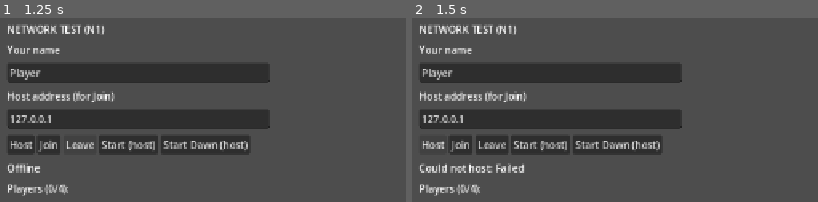
Above: before the commit, frames 1-2 (left to right).
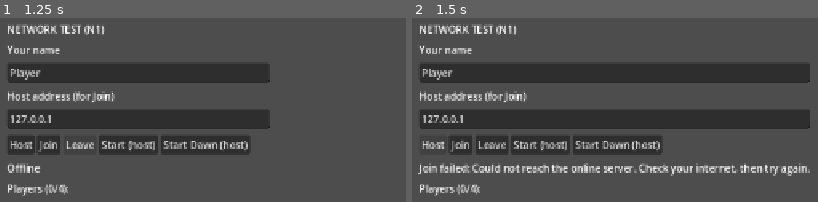
Above: after the commit, the same moments.

Repository: wamos0922/ProjectDawn
Game: Godot game, scene res://game/net/test_network.tscn
Same seed, same stepped clock (60 frames per second), same inputs: the game is played once before the commit and once after it. This scene is started directly instead of the project's main scene.
Inputs:
- Up to frame 1 (1.25 s): click "Leave" at 0.5 s
- Up to frame 2 (1.5 s): click "Host" at 1.25 s

Frame 1 is identical in both runs. In frame 2, 9.3% of the frame differs, in the area x 1-99%, y 25-86%.

Commit message:
Q1: Pick the rocket instrument

Diff:
--- /dev/null
+++ b/game/dawn/minigames/q1_instruments.gd
@@ -0,0 +1,122 @@
+extends "res://game/dawn/minigames/mini_game.gd"
+## ACT 1 · QUARTERMASTER · Pick the rocket instruments. Load only instruments that answer the
+## mission question (UV and ozone) and fit mass, power and data. Earth Comms room.
+## Data: team instruments.csv (NASA fact sheets); rocket payload 454 kg (platforms.csv);
+## 100 W and 1 Mbps are scaled game rules. Photos: assets/minigames/<key>.jpg (omi, marci, crater, lend, hirise, tega).
+
+const ITEMS := [
+	{"key": "omi", "n": "OMI", "p": "Ozone mapper", "f": "ozone_mapper", "kg": 65.0, "w": 66.0, "mb": 0.8, "why": "measures ozone and UV"},
+	{"key": "marci", "n": "MARCI-UV", "p": "UV camera", "f": "ozone_mapper", "kg": 0.481, "w": 5.0, "mb": 0.0718, "why": "maps ozone with UV light"},
+	{"key": "crater", "n": "CRaTER", "p": "Radiation meter", "f": "radiation_meter", "kg": 5.53, "w": 6.66, "mb": 0.0891, "why": "measures cosmic rays, not sunlight UV"},
+	{"key": "lend", "n": "LEND", "p": "Neutron counter", "f": "ice_finder", "kg": 26.3, "w": 13.0, "mb": 0.0029, "why": "finds hidden hydrogen and ice"},
+	{"key": "hirise", "n": "HiRISE", "p": "Big camera", "f": "terrain_mapper", "kg": 65.0, "w": 60.0, "mb": 4.0, "why": "photographs terrain in detail"},
+	{"key": "tega", "n": "TEGA", "p": "Soil oven", "f": "chemistry_lab", "kg": 5.7, "w": 13.0, "mb": 0.01, "why": "bakes soil to find chemicals"}]
+const MAX_KG := 454.0
+const MAX_W := 100.0
+const MAX_MB := 1.0
+
+var loaded: Array = []          # indexes into ITEMS
+var wrong := 0
+
+
+func _init() -> void:
+	title = "PICK THE ROCKET INSTRUMENTS"
+	goal = "The sounding rocket flies to measure UV and ozone. Click instrument photos to load them into the payload bay, then LAUNCH. It must answer the mission question AND fit the mass, power and data limits."
+
+
+func setup() -> void:
+	loaded = []
+	wrong = 0
+	add_button("LAUNCH", func(_b): launch())
+	say("Click a photo to load or unload it.")
+
+
+func _tot() -> Dictionary:
+	var o := {"kg": 0.0, "w": 0.0, "mb": 0.0}
+	for i in loaded:
+		o["kg"] += ITEMS[i]["kg"]
+		o["w"] += ITEMS[i]["w"]
+		o["mb"] += ITEMS[i]["mb"]
+	return o
+
+
+func launch() -> void:
+	var t := _tot()
+	if loaded.is_empty():
+		say("The bay is empty. What will measure the UV?", "bad")
+		return
+	for i in loaded:
+		var it: Dictionary = ITEMS[i]
+		if it["f"] != "ozone_mapper":
+			wrong += 1
+			say("CERES: %s (%s) %s. It doesn't answer our question about UV and ozone." % [it["p"], it["n"], it["why"]], "bad")
+			return
+	if t["kg"] > MAX_KG:
+		wrong += 1
+		say("%d kg is more than the 454 kg the rocket can lift." % roundi(t["kg"]), "bad")
+		return
+	if t["w"] > MAX_W:
+		wrong += 1
+		say("%d W is more than the 100 W the rocket can supply." % roundi(t["w"]), "bad")
+		return
+	if t["mb"] > MAX_MB:
+		wrong += 1
+		say("%.2f Mbps is more than the 1 Mbps radio link can send." % t["mb"], "bad")
+		return
+	finish(3 if wrong == 0 else (2 if wrong == 1 else 1),
+		"Only ozone instruments flew (%.1f kg, %d W, %.2f Mbps). Instruments are chosen to answer the mission's question and must fit mass, power and data limits." % [t["kg"], roundi(t["w"]), t["mb"]],
+		"NASA sounding rockets fly short up-and-down science trips. OMI flies on NASA Aura and maps ozone every day.")
+
+
+func _card(i: int) -> Rect2:
+	return Rect2(10 + (i % 3) * 140, 52 + floori(i / 3.0) * 150, 134, 144)
+
+
+func press(q: Vector2) -> void:
+	for i in ITEMS.size():
+		if _card(i).has_point(q):
+			var it: Dictionary = ITEMS[i]
+			if i in loaded:
+				loaded.erase(i)
+			else:
+				loaded.append(i)
+			say("%s (%s): %s. %s kg, %s W, %s Mbps." % [it["p"], it["n"], it["why"], num(it["kg"]), num(it["w"]), num(it["mb"])])
+
+
+func paint() -> void:
+	R(0, 0, W, H, P["k"])
+	var t := _tot()
+	var rows := [["MASS", t["kg"] / MAX_KG, "%.1f / 454 kg" % t["kg"], t["kg"] > MAX_KG],
+		["POWER", t["w"] / MAX_W, "%d / 100 W" % roundi(t["w"]), t["w"] > MAX_W],
+		["DATA", t["mb"] / MAX_MB, "%.2f / 1 Mbps" % t["mb"], t["mb"] > MAX_MB]]
+	for i in rows.size():
+		var x := 10.0 + i * 142
+		T(rows[i][0], x, 8, P["lg"], 0, 11)
+		bar(x + 46, 10, 86, 9, rows[i][1], P["r"] if rows[i][3] else P["g"])
+		T(rows[i][2], x, 24, P["r"] if rows[i][3] else P["w"], 0, 11)
+	for i in ITEMS.size():
+		var it: Dictionary = ITEMS[i]
+		var r := _card(i)
+		var on := i in loaded
+		RR(r.position.x, r.position.y, r.size.x, r.size.y, Color("#265c42") if on else P["nv"], P["g"] if on else P["st"], 3 if on else 2)
+		pic(it["key"], r.position.x + 5, r.position.y + 5, r.size.x - 10, 70, it["n"])
+		T(it["n"], r.position.x + 7, r.position.y + 80, P["y"], 0, 14)
+		T(it["p"], r.position.x + 7, r.position.y + 97, P["w"], 0, 11)
+		T("%s kg · %s W" % [num(it["kg"]), num(it["w"])], r.position.x + 7, r.position.y + 112, P["lg"], 0, 10.5)
+		T("%s Mbps" % num(it["mb"]), r.position.x + 7, r.position.y + 126, P["b"], 0, 10.5)
+		if on:
+			T("LOADED", r.end.x - 8, r.position.y + 80, P["g"], 2, 11)
+	# rocket
+	var rx := 520.0
+	RR(rx, 40, 60, 220, Color("#c0cbdc"), P["w"], 2)
+	R(rx + 10, 10, 40, 32, P["r"])
+	R(rx - 12, 214, 16, 50, P["r"])
+	R(rx + 56, 214, 16, 50, P["r"])
+	R(rx + 8, 258, 44, 18, P["gy"])
+	RR(rx + 4, 92, 52, 98, P["k"], P["y"], 2)
+	T("PAYLOAD", rx + 30, 96, P["y"], 1, 9)
+	for kk in loaded.size():
+		var it2: Dictionary = ITEMS[loaded[kk]]
+		pic(it2["key"], rx + 8 + (kk % 2) * 22, 114 + floori(kk / 2.0) * 26, 20, 24)
+	T("SOUNDING", rx + 30, 282, P["lg"], 1, 10)
+	T("ROCKET", rx + 30, 295, P["lg"], 1, 10)
--- a/game/dawn/story.gd
+++ b/game/dawn/story.gd
@@ -399,12 +399,7 @@
 		if st == 1 and k == "nav" and not task_done("wind"):
 			return {"label": "PICK LAUNCH HOUR", "role": "nav", "fn": func(): mg.wind("nav", _send("wind"))}
 		if st == 1 and k == "comms" and not task_done("tune"):
-			return {"label": "TUNE GROUND STATION", "role": "qm", "fn": func():
-				var tgt := 2200 + roundi((randf() - 0.5) * 30) * 10
-				mg.sliders("qm", "TUNE THE GROUND STATION", "Find the rocket's radio beacon in the S-band. Turn the dial until the signal is at least 90%, then lock it in.",
-					[{"label": "Frequency", "min": 2000, "max": 2400, "step": 5, "val": 2050, "unit": " MHz"}],
-					func(v): var s2 := exp(-pow((v[0] - tgt) / 28.0, 2)); return {"ok": s2 >= 0.9, "meter": s2, "read": "Signal strength: [b]%d%%[/b]" % roundi(s2 * 100), "why": "Signal too weak. Keep tuning."},
-					_send("tune"), "NASA's Deep Space Network talks to spacecraft on radio bands like this one.")}
+			return {"label": "PICK THE INSTRUMENTS", "role": "qm", "fn": func(): mg.play("Q1", "qm", _send("tune"))}
 		if st == 5:
 			if k == "nav" and not task_done("perigee"):
 				return {"label": "REACH ORBIT", "role": "nav", "fn": func(): mg.play("N1", "nav", _send("perigee"))}
Not shown, added: game/dawn/minigames/q1_instruments.gd.uid
